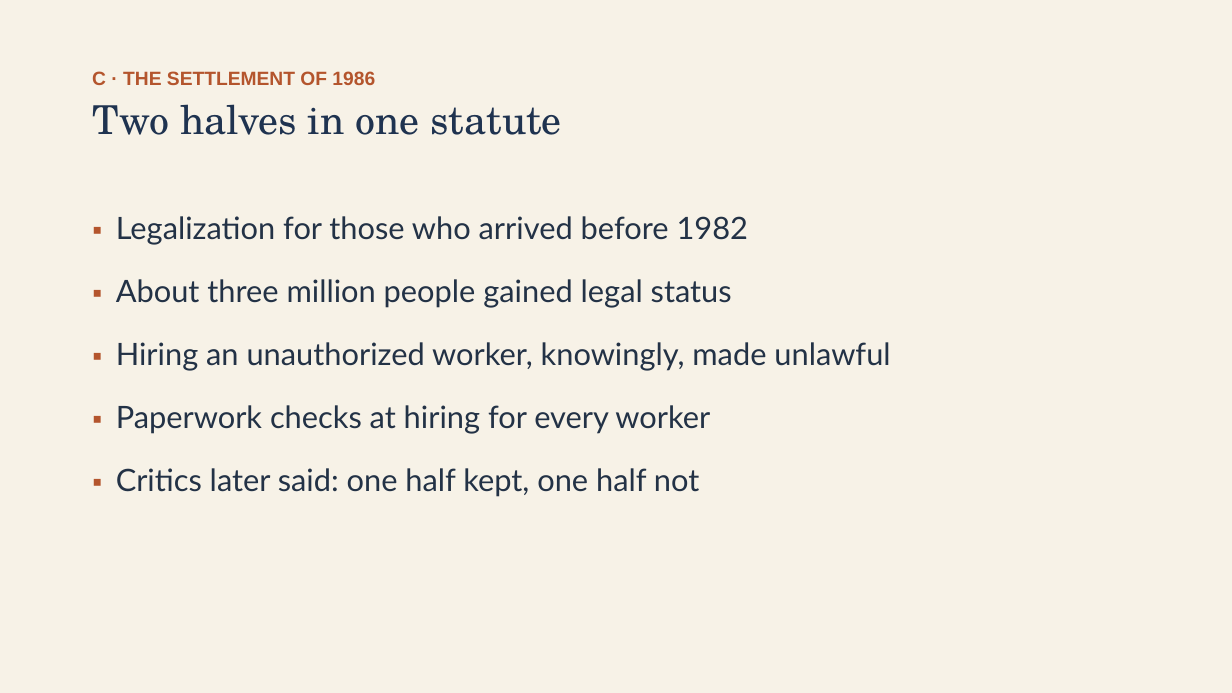
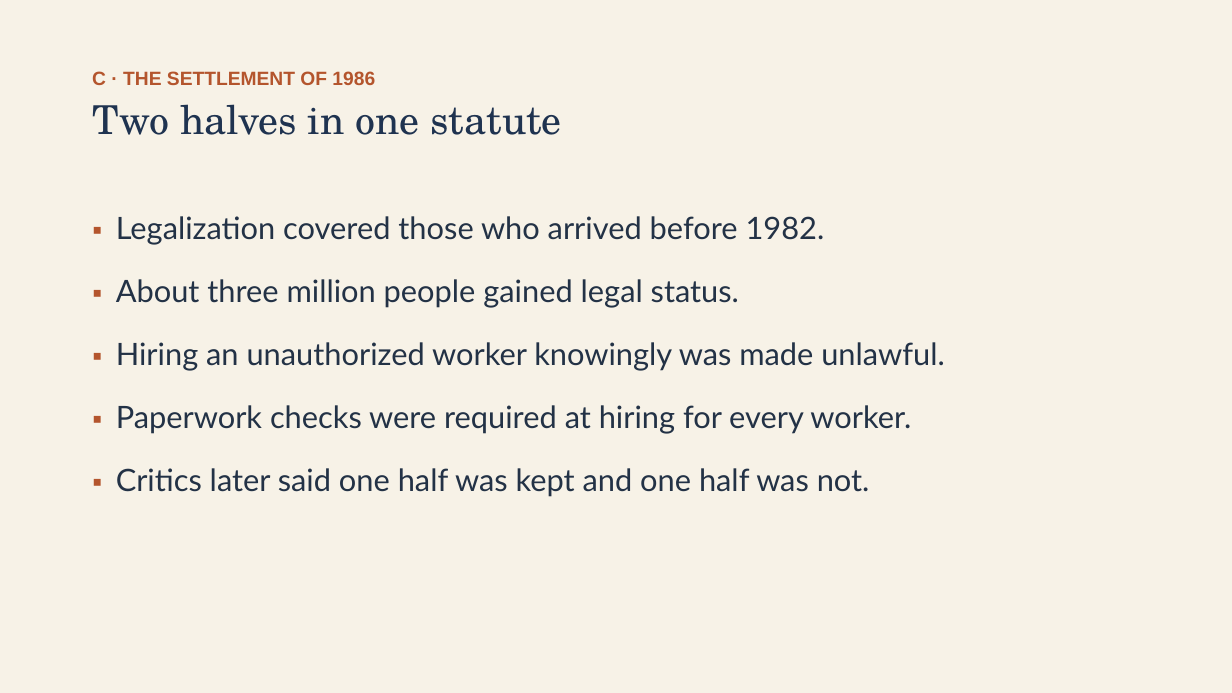
Before and after one commit to ab17gthb/humanities-curriculum-group, a slide deck: slide 10 of modern-america/lesson-05/lesson-05-slides.pptx. Drawn at 1232x693 pixels with LibreOffice and Linux fonts; fonts in the diff are those of the drawing. Boxes give left, top, right and bottom in pixels: in the first picture for what was removed or moved away, otherwise in the second. Text is boxed around its words. In the diff, an @@ line names an element or a change of style, - is before the commit and + after.

```diff
--- a/modern-america/lesson-05/lesson-05-slides.pptx
+++ b/modern-america/lesson-05/lesson-05-slides.pptx
@@ text at <box>116,216,945,497</box>: text changed @@
-▪ Legalization for those who arrived before 1982
-▪ About three million people gained legal status
-▪ Hiring an unauthorized worker, knowingly, made unlawful
-▪ Paperwork checks at hiring for every worker
-▪ Critics later said: one half kept, one half not
+▪ Legalization covered those who arrived before 1982.
+▪ About three million people gained legal status.
+▪ Hiring an unauthorized worker knowingly was made unlawful.
+▪ Paperwork checks were required at hiring for every worker.
+▪ Critics later said one half was kept and one half was not.
```
Also in this commit, not shown: 7 other slides changed, 6 other files.
